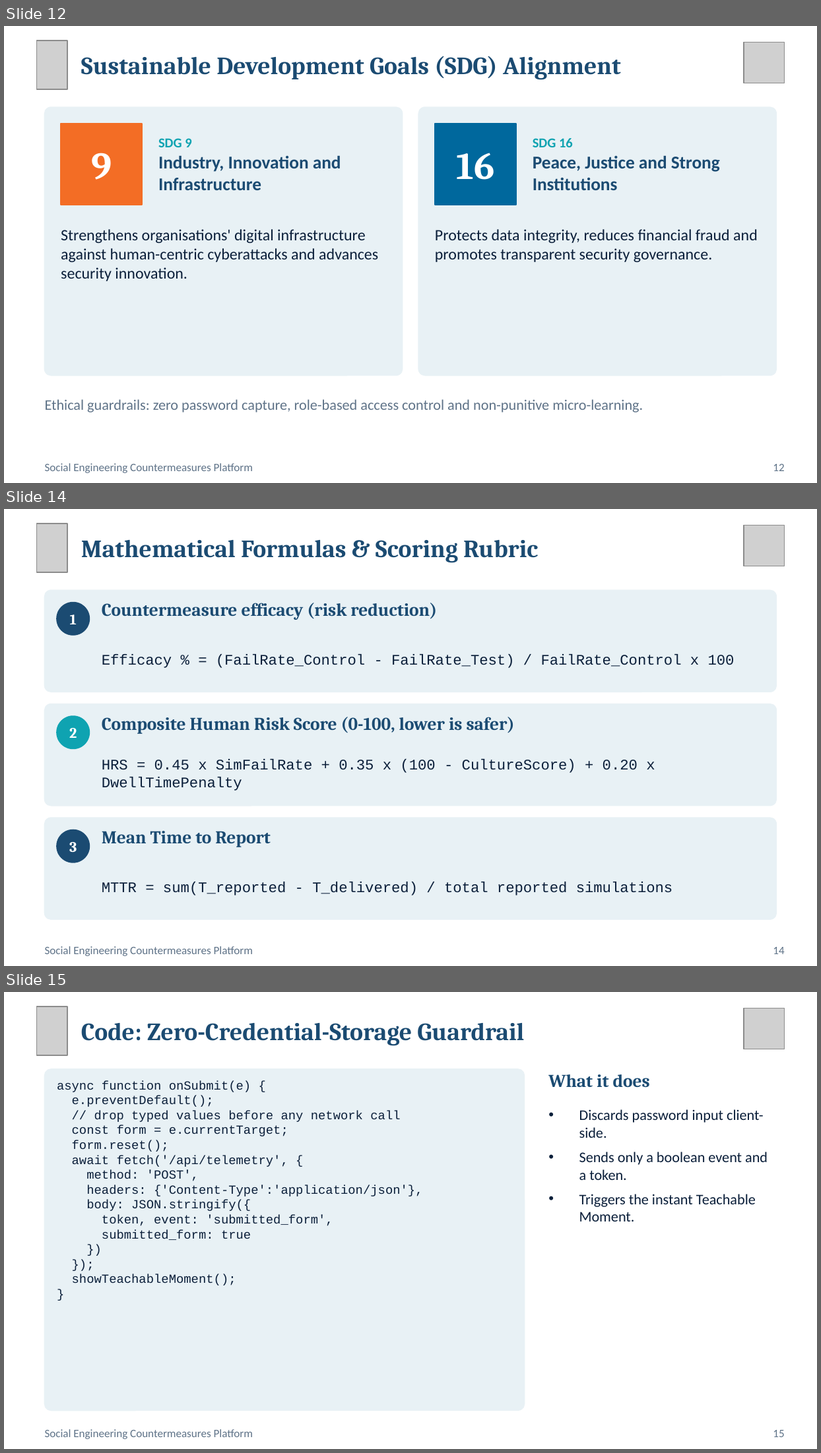
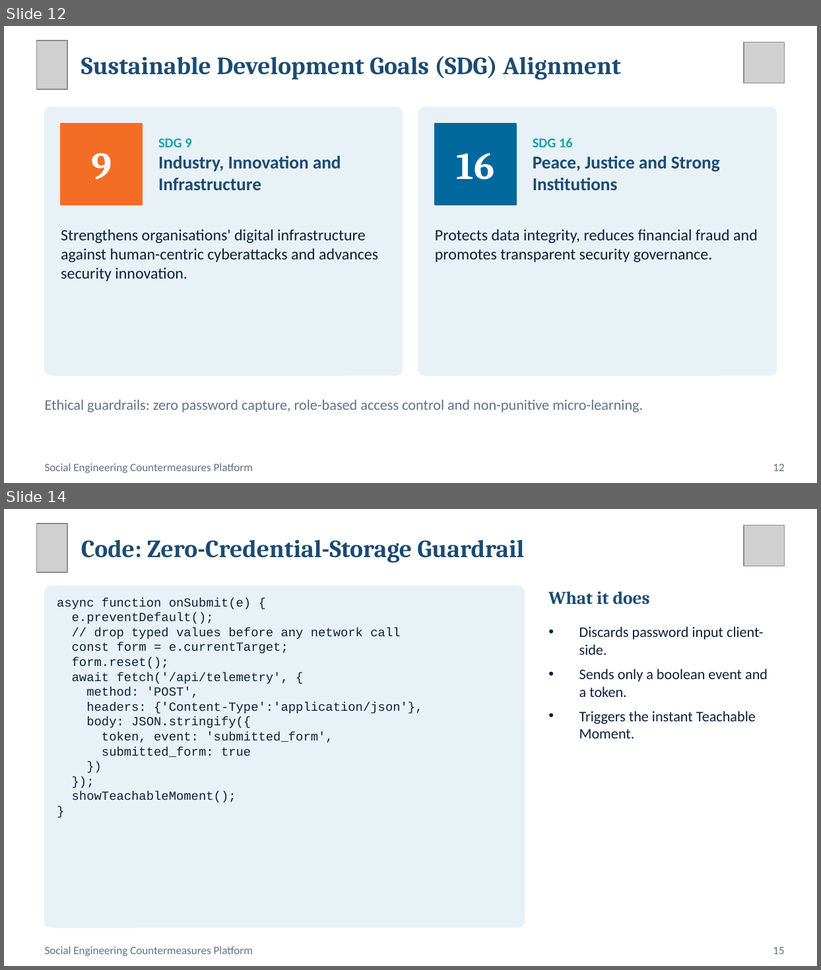
Before and after one commit to pramithm/Social-Engineering--Ethical-Hacking, a slide deck: Social_Engineering_ppt.pptx. Shown one above the other, each under a label of ours: slides 12, 14 and 15 before the commit, slides 12 and 14 after it; the slides between them are not shown. The pictures are 821x1453 and 821x970 pixels, drawn with LibreOffice and Linux fonts; fonts in the diff are those of the drawing; grey boxes stand for pictures. Boxes give left, top, right and bottom in pixels: in the first picture for what was removed or moved away, otherwise in the second. Text is boxed around its words. In the diff, an @@ line names an element or a change of style, - is before the commit and + after.

```diff
--- a/Social_Engineering_ppt.pptx
+++ b/Social_Engineering_ppt.pptx
@@ slide 14 removed at box(4, 509, 817, 966), background #FFFFFF @@
@@ picture removed at box(36, 524, 67, 572) @@
@@ picture removed at box(744, 525, 785, 566) @@
@@ text removed at box(81, 540, 538, 563) @@
-Mathematical Formulas & Scoring Rubric
@@ rounded rectangle removed at box(45, 590, 776, 692) @@
@@ ellipse removed at box(57, 603, 89, 635) @@
@@ text removed at box(102, 603, 437, 620) @@
-Countermeasure efficacy (risk reduction)
@@ text removed at box(70, 615, 77, 625) @@
-1
@@ text removed at box(102, 654, 735, 668) @@
-Efficacy % = (FailRate_Control - FailRate_Test) / FailRate_Control x 100
@@ rounded rectangle removed at box(45, 704, 776, 806) @@
@@ ellipse removed at box(57, 716, 89, 749) @@
@@ text removed at box(102, 717, 515, 734) @@
-Composite Human Risk Score (0-100, lower is safer)
@@ text removed at box(69, 728, 77, 738) @@
-2
@@ text removed at box(102, 759, 655, 791) @@
-HRS = 0.45 x SimFailRate + 0.35 x (100 - CultureScore) + 0.20 x DwellTimePenalty
@@ rounded rectangle removed at box(45, 818, 776, 920) @@
@@ ellipse removed at box(57, 830, 89, 863) @@
@@ text removed at box(69, 842, 77, 852) @@
-3
@@ text removed at box(102, 831, 270, 848) @@
-Mean Time to Report
@@ text removed at box(102, 882, 673, 896) @@
-MTTR = sum(T_reported - T_delivered) / total reported simulations
@@ text removed at box(45, 947, 253, 956) @@
-Social Engineering Countermeasures Platform
@@ text removed at box(773, 947, 784, 955) @@
-14
@@ what was slide 15 is now slide 14 @@
```
Also in this commit, not shown: 4 slides changed, 2 other files.
